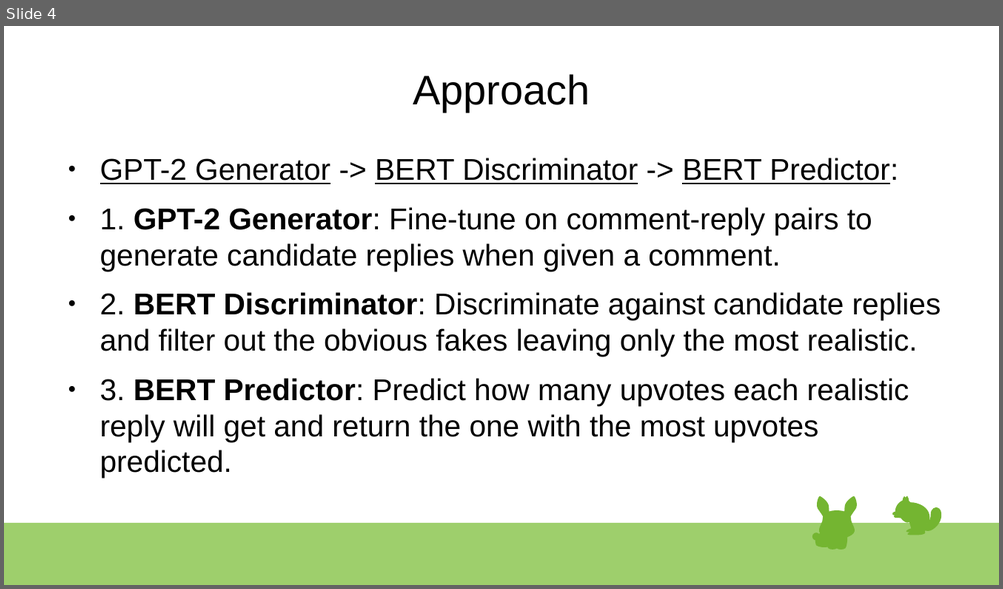
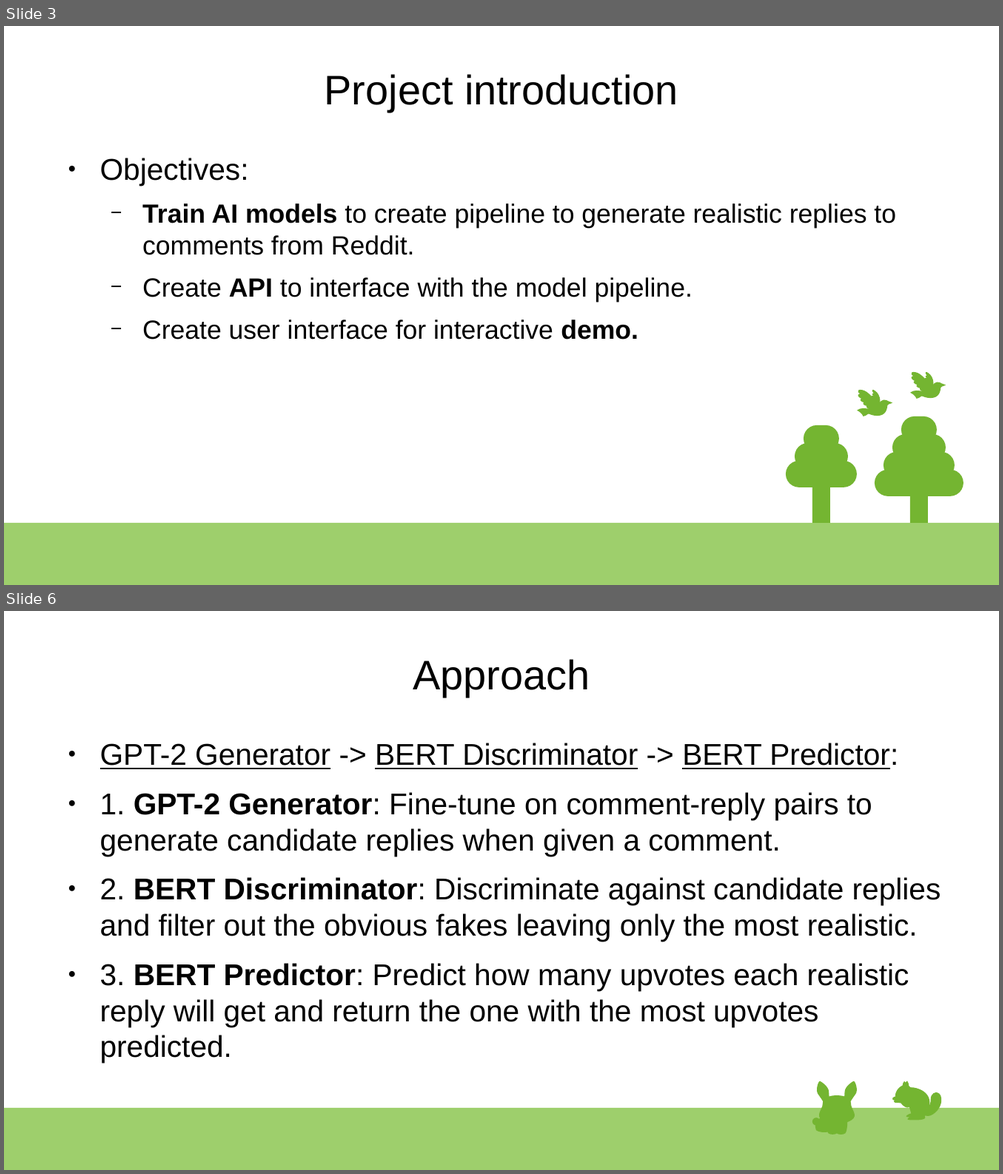
Before and after one commit to Charlie-Bell/final-project-spiced, a slide deck: presentation.odp. Shown one above the other, each under a label of ours: slide 4 before the commit, slides 3 and 6 after it; the slides between them are not shown. The pictures are 1003x589 and 1003x1174 pixels, drawn with LibreOffice and Linux fonts; fonts in the diff are those of the drawing. Boxes give left, top, right and bottom in pixels: in the first picture for what was removed or moved away, otherwise in the second. Text is boxed around its words. In the diff, an @@ line names an element or a change of style, - is before the commit and + after.

```diff
--- a/presentation.odp
+++ b/presentation.odp
@@ slide 3 added at (x1=4, y1=26, x2=999, y2=585), background #FFFFFF; not listed: 1 template element that a slide beside it also shows @@
@@ title added at (x1=324, y1=74, x2=678, y2=112), 33 pt, text #000000 @@
+Project introduction
@@ text added at (x1=100, y1=158, x2=896, y2=340), 21 pt, text #000000 @@
+● Objectives:
+  − Train AI models to create pipeline to generate realistic replies to comments from Reddit.
+  − Create API to interface with the model pipeline.
+  − Create user interface for interactive demo.
@@ group added at (x1=910, y1=372, x2=945, y2=400): 8 freeform shapes @@
@@ group added at (x1=857, y1=391, x2=892, y2=417): 8 freeform shapes @@
@@ rounded rectangle added at (x1=901, y1=417, x2=936, y2=444), fill #74B531 @@
@@ rounded rectangle added at (x1=794, y1=444, x2=848, y2=471), fill #74B531 @@
@@ rounded rectangle added at (x1=804, y1=426, x2=839, y2=453), fill #74B531 @@
@@ rectangle added at (x1=813, y1=434, x2=831, y2=523), fill #74B531 @@
@@ rounded rectangle added at (x1=892, y1=434, x2=945, y2=462), fill #74B531 @@
@@ rectangle added at (x1=910, y1=434, x2=928, y2=523), fill #74B531 @@
@@ rounded rectangle added at (x1=785, y1=461, x2=857, y2=488), fill #74B531 @@
@@ rounded rectangle added at (x1=883, y1=452, x2=954, y2=479), fill #74B531 @@
@@ rounded rectangle added at (x1=875, y1=470, x2=963, y2=497), fill #74B531 @@
@@ what was slide 4 is now slide 6 @@
```
Also in this commit, not shown: 4 slides changed, 1 other slide added.
